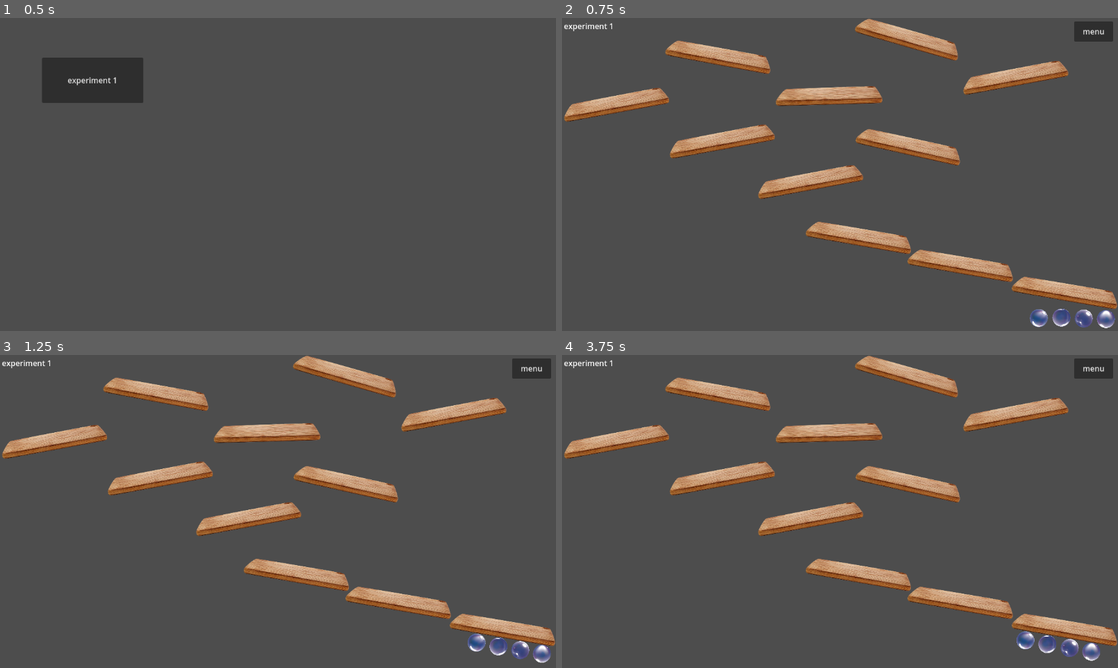
Above: before the commit, frames 1-4 (two rows, left to right).
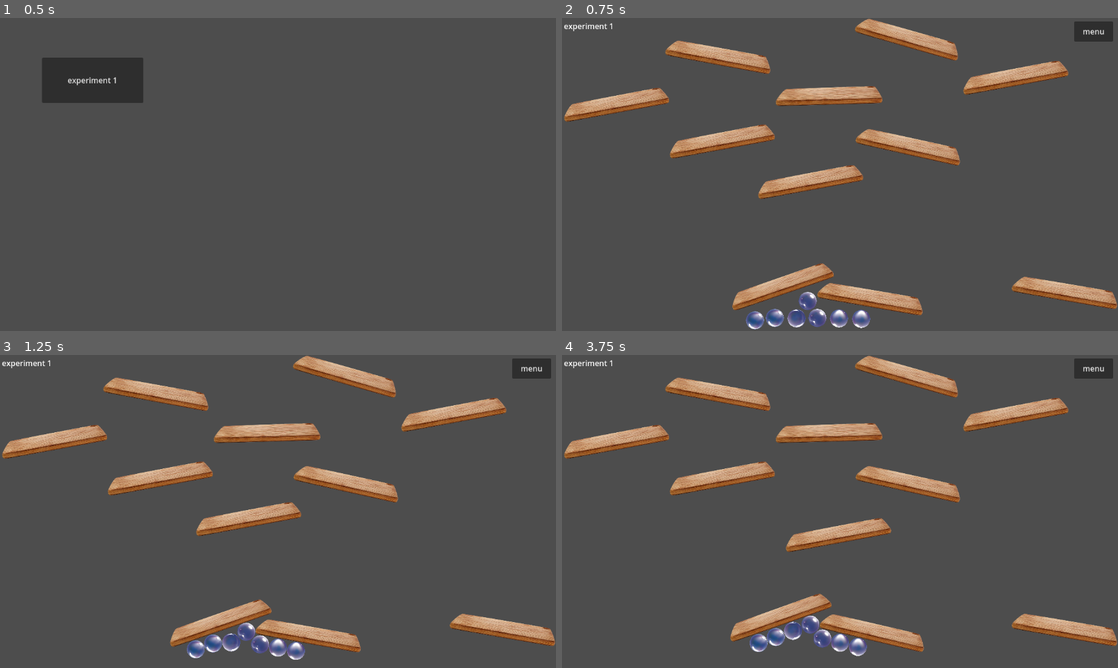
Above: after the commit, the same moments.

Repository: outrightmental/ggj25-bubble-up
Game: Godot game, scene res://scenes/main.tscn
The game is run twice, just before and just after one commit, with the same random seed, the same clock (stepped at 60 frames per second) and the same inputs.
Inputs (mouse positions are in pixels of both pictures, inside the frame that each line leads up to):
- Up to frame 1 (0.5 s): no input
- Up to frame 2 (0.75 s): click "experiment 1" at 0.5 s
- Up to frame 3 (1.25 s): no input
- Up to frame 4 (3.75 s): click "menu" at 1.25 s; click "experiment 1" at 2 s; move the mouse to (962, 495) at 2.77 s; click (962, 495) at 2.92 s; drag from (728, 527) to (812, 574) at 3.52 s

Frame 1 is identical in both runs. In frame 2, 5.7% of the frame differs, in the area x 30-100%, y 65-100%; in frame 3, 5.7%; in frame 4, 7.6%, in the area x 30-97%, y 46-98%.

Commit message:
Experiment 1: bubble floats up against barriers (#8)
- bubbles are rigid bodies with negative gravity ratio
- boards are rigid bodies fixed that block ascent of bubbles
- tap, hold and drag any of the boards to move 

Closes #7

Diff:
--- /dev/null
+++ b/project/scenes/experiment_1/board/board.gd
@@ -0,0 +1,46 @@
+extends RigidBody2D
+
+var dragging: bool = false
+var drag_touch_start: Vector2
+var drag_pos_start: Vector2
+var water_resistance: float = 1 # Simulates drag in water
+var torque_factor: float = 0.5 # How much rotation is applied when dragging
+
+@onready var collision_polygon = $CollisionPolygon2D # Cache the reference
+
+func _ready() -> void:
+	if not collision_polygon:
+		push_error("CollisionPolygon2D node is missing!")
+		return
+
+func _input(event) -> void:
+	if not collision_polygon:
+		return # Prevent errors if the node is missing
+
+	if event is InputEventScreenTouch or event is InputEventMouseButton:
+		if event.is_pressed(): # Touch or mouse press
+			var touch_pos: Vector2 = event.position
+			if Geometry2D.is_point_in_polygon(to_local(touch_pos), collision_polygon.polygon):
+				_drag_start(touch_pos)
+		else: # Release
+			_drag_stop()
+
+	elif event is InputEventScreenDrag or event is InputEventMouseMotion:
+		if dragging:
+			_drag(event.position)
+
+func _drag_start(touch_pos: Vector2):
+	dragging = true
+	freeze = true
+	lock_rotation = true
+	drag_touch_start = touch_pos
+	drag_pos_start = position
+
+func _drag_stop():
+	dragging = false
+	freeze = false
+	lock_rotation = false
+
+func _drag(touch_pos: Vector2):
+	var touch_offset: Vector2 = touch_pos - drag_touch_start
+	position = drag_pos_start + touch_offset
--- a/project/scenes/experiment_1/board/board.tscn
+++ b/project/scenes/experiment_1/board/board.tscn
@@ -1,11 +1,12 @@
-[gd_scene load_steps=2 format=3 uid="uid://d4cmqk53ynl56"]
+[gd_scene load_steps=3 format=3 uid="uid://d4cmqk53ynl56"]
 
 [ext_resource type="Texture2D" uid="uid://do8ueajwct3ud" path="res://assets/board.png" id="1_hd0ap"]
+[ext_resource type="Script" path="res://scenes/experiment_1/board/board.gd" id="1_hdwxx"]
 
 [node name="RigidBody2D" type="RigidBody2D"]
-mass = 1.087
-lock_rotation = true
-freeze = true
+mass = 100.0
+gravity_scale = 0.0
+script = ExtResource("1_hdwxx")
 
 [node name="CollisionPolygon2D" type="CollisionPolygon2D" parent="."]
 position = Vector2(-0.724915, 1.62982)
--- a/project/scenes/experiment_1/bubble/bubble.tscn
+++ b/project/scenes/experiment_1/bubble/bubble.tscn
@@ -11,7 +11,7 @@
 
 [node name="Bubble" type="RigidBody2D"]
 physics_material_override = SubResource("PhysicsMaterial_n8s3h")
-gravity_scale = -0.15
+gravity_scale = -0.25
 script = ExtResource("1_a2r14")
 
 [node name="CollisionShape2D" type="CollisionShape2D" parent="."]
--- a/project/scenes/experiment_1/experiment_1.tscn
+++ b/project/scenes/experiment_1/experiment_1.tscn
@@ -21,11 +21,11 @@
 rotation = 0.173615
 
 [node name="board2" parent="." instance=ExtResource("2_c1pti")]
-position = Vector2(828, 510)
-rotation = 0.173615
+position = Vector2(455, 553)
+rotation = -0.328467
 
 [node name="board3" parent="." instance=ExtResource("2_c1pti")]
-position = Vector2(617, 452)
+position = Vector2(641, 579)
 rotation = 0.173615
 
 [node name="board4" parent="." instance=ExtResource("2_c1pti")]
@@ -61,18 +61,29 @@
 rotation = 0.281566
 
 [node name="Bubble" parent="." instance=ExtResource("1_wrxr2")]
-position = Vector2(1081, 624)
+position = Vector2(529, 624)
+
+[node name="Bubble7" parent="." instance=ExtResource("1_wrxr2")]
+position = Vector2(509, 589)
 
 [node name="Bubble2" parent="." instance=ExtResource("1_wrxr2")]
-position = Vector2(1127, 625)
+position = Vector2(574, 625)
+variant = 1
+
+[node name="Bubble5" parent="." instance=ExtResource("1_wrxr2")]
+position = Vector2(620, 626)
 variant = 1
 
 [node name="Bubble3" parent="." instance=ExtResource("1_wrxr2")]
-position = Vector2(1035, 622)
+position = Vector2(486, 625)
 variant = 2
 
 [node name="Bubble4" parent="." instance=ExtResource("1_wrxr2")]
-position = Vector2(988, 623)
+position = Vector2(441, 624)
+variant = 3
+
+[node name="Bubble6" parent="." instance=ExtResource("1_wrxr2")]
+position = Vector2(400, 629)
 variant = 3
 
 [node name="Button" type="Button" parent="."]
Not shown, changed: .gitignore
